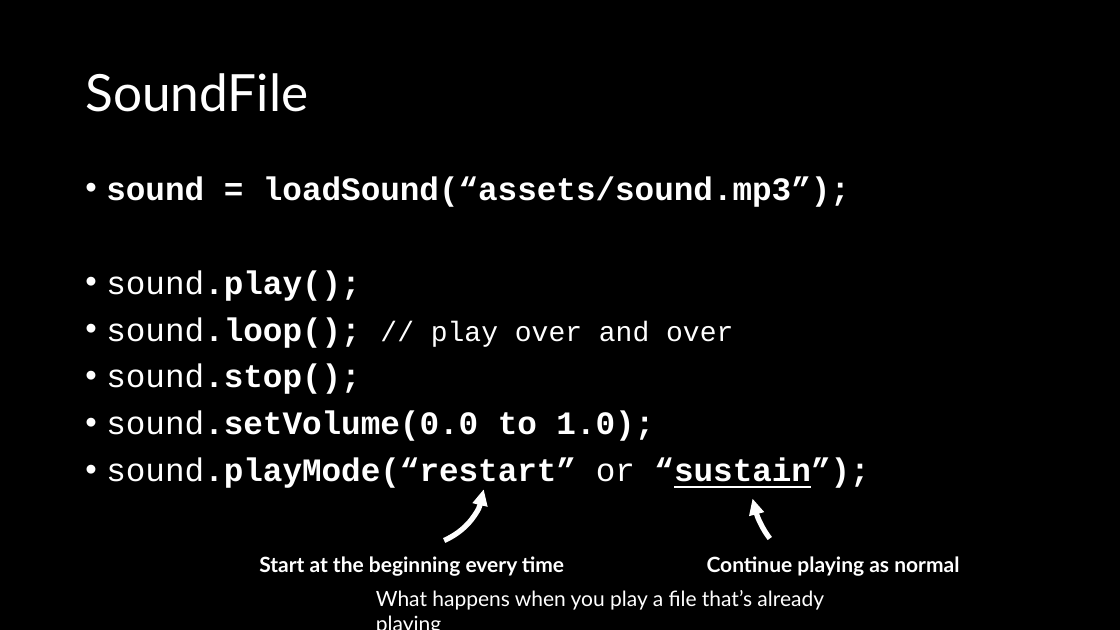
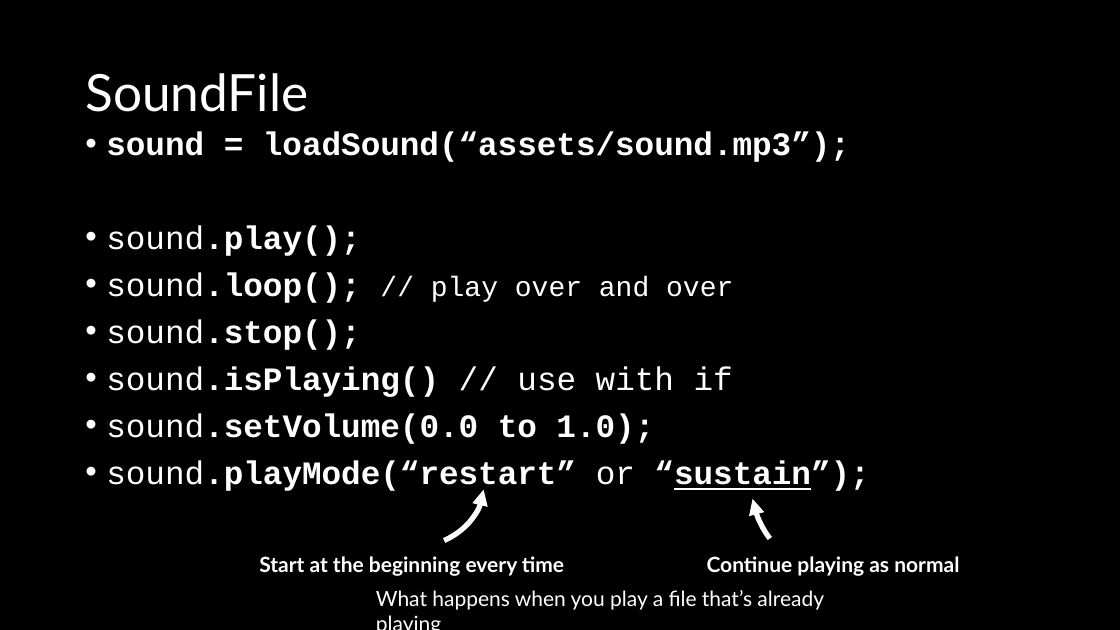
Before and after one commit to crhallberg/IMM120, a slide deck: slide 11 of Presentations/Sound - Oct 23.pptx. Drawn at 1120x630 pixels with LibreOffice and Linux fonts; fonts in the diff are those of the drawing. Boxes give left, top, right and bottom in pixels: in the first picture for what was removed or moved away, otherwise in the second. Text is boxed around its words. In the diff, an @@ line names an element or a change of style, - is before the commit and + after.

Commit message:
isPlaying

```diff
--- a/Presentations/Sound - Oct 23.pptx
+++ b/Presentations/Sound - Oct 23.pptx
@@ text "sound = loadSound(“assets/sound.mp3”);" moved from (x1=106, y1=176, x2=869, y2=491) to (x1=106, y1=131, x2=869, y2=493) @@
@@ text at (x1=106, y1=366, x2=733, y2=397): paragraph added @@
+• sound.isPlaying() // use with if
```
Also in this commit, not shown: 2 other slides changed.
